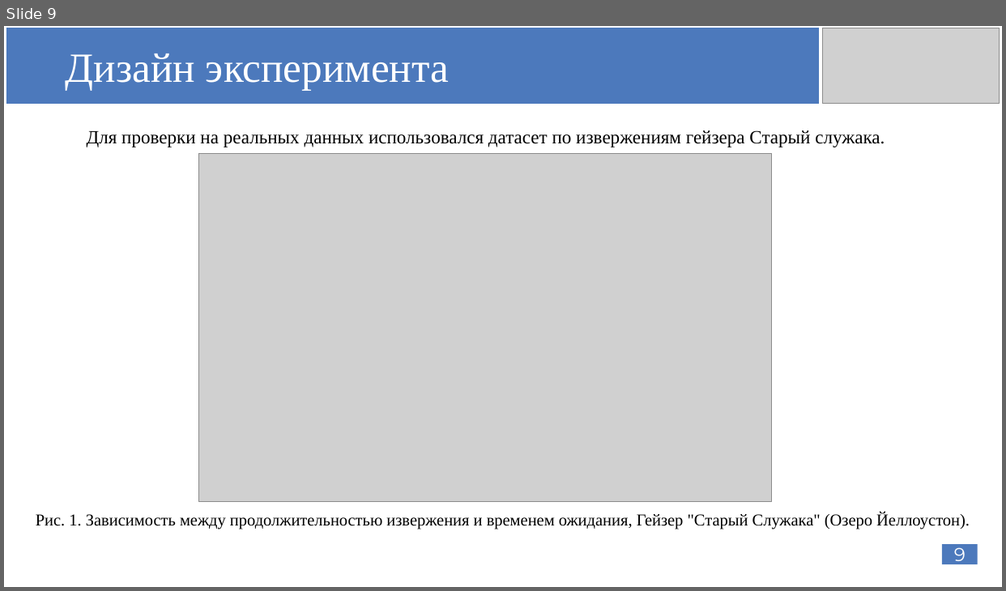
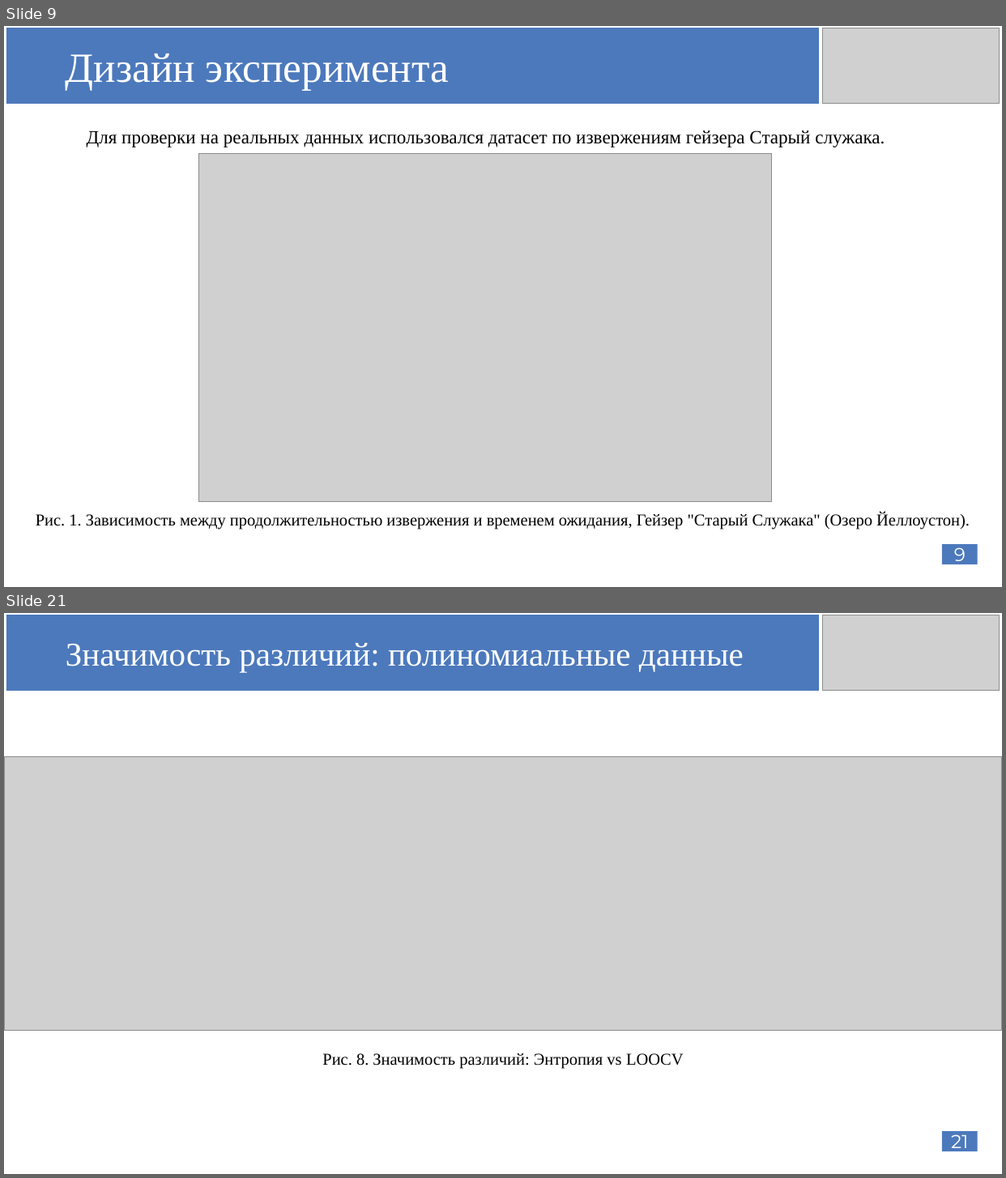
Before and after one commit to AnfimovAleksandr/mag_diploma, a slide deck: Защита диплома/Anfimov_diplom_shablon.pptx. Shown one above the other, each under a label of ours: slide 9 before the commit, slides 9 and 21 after it; the slides between them are not shown. The pictures are 1006x591 and 1006x1178 pixels, drawn with LibreOffice and Linux fonts; fonts in the diff are those of the drawing; grey boxes stand for pictures. Boxes give left, top, right and bottom in pixels: in the first picture for what was removed or moved away, otherwise in the second. Text is boxed around its words. In the diff, an @@ line names an element or a change of style, - is before the commit and + after.

```diff
--- a/Защита диплома/Anfimov_diplom_shablon.pptx
+++ b/Защита диплома/Anfimov_diplom_shablon.pptx
@@ slide 21 added at (x1=4, y1=613, x2=1002, y2=1174), background #FFFFFF @@
@@ rectangle added at (x1=6, y1=615, x2=819, y2=691), fill #4C79BC, 32 pt, text #FFFFFF @@
+Значимость различий: полиномиальные данные
@@ picture added at (x1=823, y1=615, x2=999, y2=691) @@
@@ picture added at (x1=4, y1=756, x2=1002, y2=1032) @@
@@ picture added at (x1=52, y1=756, x2=966, y2=1032) @@
@@ text added at (x1=322, y1=1054, x2=683, y2=1069), 16 pt, text #000000 @@
+Рис. 8. Значимость различий: Энтропия vs LOOCV
@@ page number added at (x1=942, y1=1131, x2=978, y2=1152), fill #4C79BC, 18 pt, text #FFFFFF @@
+21
```
Also in this commit, not shown: 11 slides changed, 15 other slides added, 38 other files.
